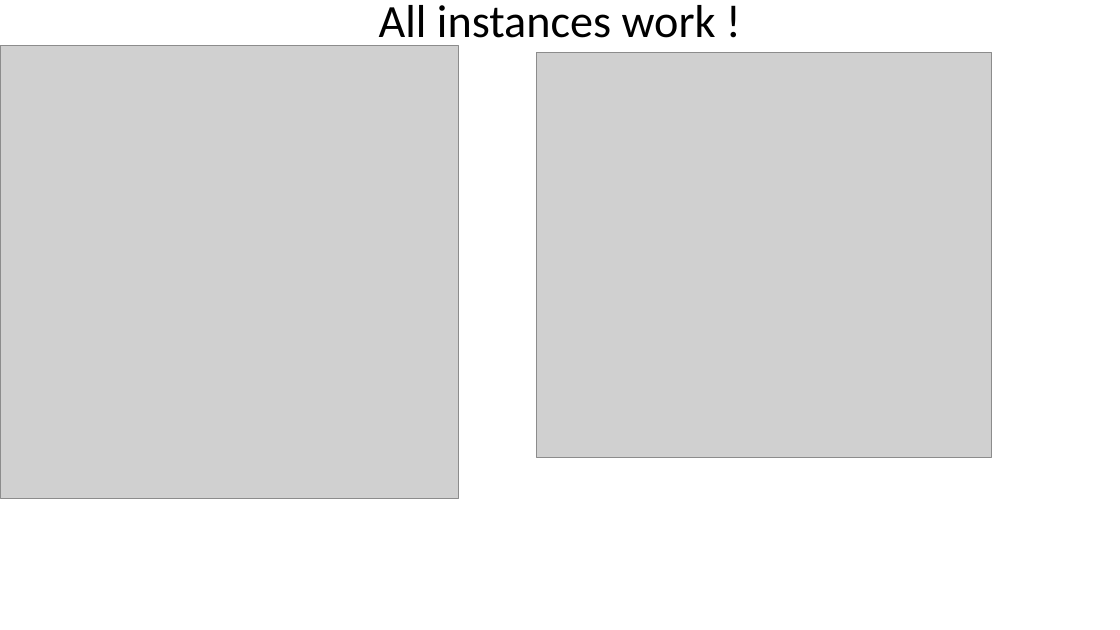
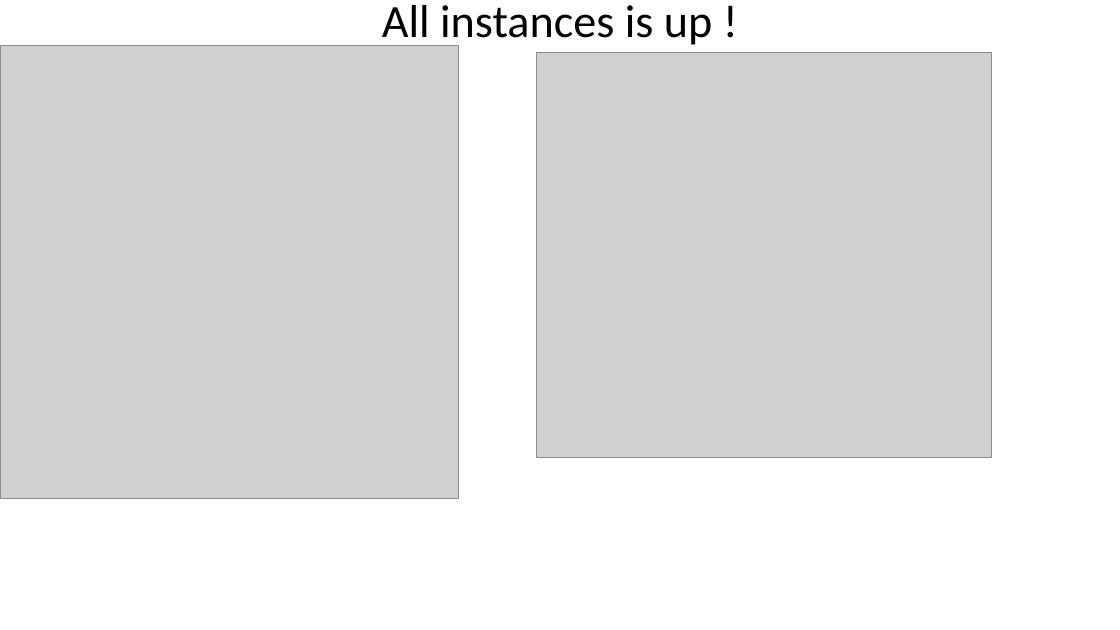
Before and after one commit to Oleg-dp/DevOps_online_Dnipro_2020Q42021Q1, a slide deck: slide 9 of fast-final-project/fast-f2-SNIEOSIKOV OLEH.pptx (slide 10 before the commit). Drawn at 1120x630 pixels with LibreOffice and Linux fonts; fonts in the diff are those of the drawing; grey boxes stand for pictures. Boxes give left, top, right and bottom in pixels: in the first picture for what was removed or moved away, otherwise in the second. Text is boxed around its words. In the diff, an @@ line names an element or a change of style, - is before the commit and + after.

```diff
--- a/fast-final-project/fast-f2-SNIEOSIKOV OLEH.pptx
+++ b/fast-final-project/fast-f2-SNIEOSIKOV OLEH.pptx
@@ title at (382,5,713,49): text changed @@
-All instances work !
+All instances is up !
```
Also in this commit, not shown: 2 other slides changed, 1 slide added, 1 slide removed.
